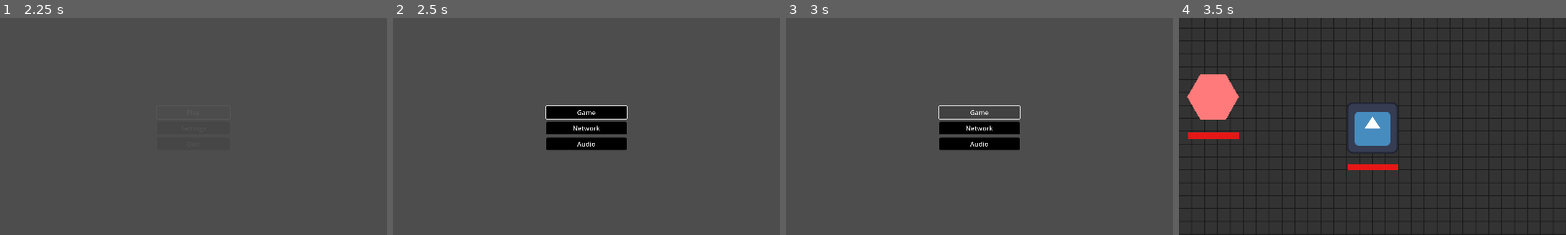
Above: before the commit, frames 1-4 (left to right).
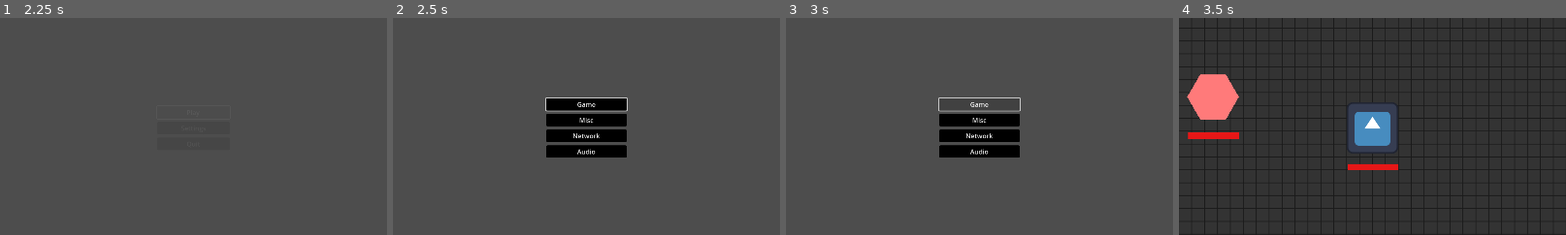
Above: after the commit, the same moments.

Repository: Hokome/Hako
Game: Godot game, scene res://empty.tscn
The game is run twice, just before and just after one commit, with the same random seed, the same clock (stepped at 60 frames per second) and the same inputs. The engine's default icon, where the game draws it, is replaced by a stand-in: a white triangle on a blue panel in a dark square.
Inputs:
- Up to frame 1 (2.25 s): click "Settings" at 0.5 s; click "Confirm" at 1.25 s; click "Play" at 2 s
- Up to frame 2 (2.5 s): no input
- Up to frame 3 (3 s): click "Game" at 2.75 s
- Up to frame 4 (3.5 s): no input
The pictures show only the part of the screen within x 25-75%, y 25-75%; the shares and areas given below are measured in that part.

Frame 1 is identical in both runs. In frame 2, 3.3% of the frame differs, in the area x 39-61%, y 36-65%; in frame 3, 2.9%; in frame 4, nothing differs.

Commit message:
Prototype registry and pools

Diff:
--- a/empty.tscn
+++ b/empty.tscn
@@ -1,10 +1,11 @@
-[gd_scene load_steps=8 format=3 uid="uid://ck57vnnea6kid"]
+[gd_scene load_steps=9 format=3 uid="uid://ck57vnnea6kid"]
 
-[ext_resource type="Script" uid="uid://7nlvuucyxeca" path="res://empty.gd" id="1_6xhwa"]
+[ext_resource type="Script" uid="uid://7nlvuucyxeca" path="res://setup.gd" id="1_6xhwa"]
 [ext_resource type="Script" uid="uid://dfpqm1cjn7d3w" path="res://ui/core/menu.gd" id="2_gjov3"]
 [ext_resource type="Script" uid="uid://dyt2t3ixf03y" path="res://ui/widgets/scene_load_button.gd" id="3_iwhc7"]
 [ext_resource type="PackedScene" uid="uid://b2gmj0sah4o26" path="res://examples/game.tscn" id="4_02byk"]
 [ext_resource type="Script" uid="uid://bfm3hms78vpvb" path="res://ui/widgets/global_navigation_button.gd" id="5_5de1s"]
+[ext_resource type="PackedScene" uid="uid://ctyh6c1okrw56" path="res://examples/misc.tscn" id="5_gjov3"]
 [ext_resource type="PackedScene" uid="uid://vi70dh8dp64p" path="res://examples/audio_test.tscn" id="6_20y1s"]
 [ext_resource type="PackedScene" uid="uid://slt057csq47n" path="res://ui/menus/network_room_menu.tscn" id="7_qmqmn"]
 
@@ -30,6 +31,12 @@
 script = ExtResource("3_iwhc7")
 game_scene = ExtResource("4_02byk")
 
+[node name="misc" type="Button" parent="examples"]
+layout_mode = 2
+text = "Misc"
+script = ExtResource("3_iwhc7")
+game_scene = ExtResource("5_gjov3")
+
 [node name="network" type="Button" parent="examples" node_paths=PackedStringArray("navigate_to")]
 layout_mode = 2
 text = "Network"
--- /dev/null
+++ b/entity/prototype/advanced_tooltip.gd
@@ -0,0 +1,11 @@
+extends Control
+class_name AdvancedTooltip
+
+## Prototype values can be used with {}, functions will work too
+## Keywords can be referenced with '#'.
+## Prototypes can be referenced with '@'
+## Keywords and prototypes can be dynamic like so "#{attribute}"
+## Common things that do not require tooltips can be pasted with '$'
+## All of these can be escaped
+func parse(text: String, prototype: Prototype, instance: Node) -> void:
+	pass
--- /dev/null
+++ b/entity/prototype/keyword_prototype.gd
@@ -0,0 +1,2 @@
+extends Prototype
+class_name KeywordPrototype
--- /dev/null
+++ b/entity/prototype/prototype.gd
@@ -0,0 +1,25 @@
+extends Resource
+class_name Prototype
+
+enum Rarity {
+	COMMON = 10,
+	RARE = 3,
+}
+
+@export var rarity: Rarity = Rarity.COMMON
+@export var tags: PackedStringArray
+## Can be leaved empty and set automatically
+@export var id: String
+
+func get_weight() -> float: return rarity
+
+func tag_matches(compare: PackedStringArray) -> PackedStringArray:
+	var matches := PackedStringArray()
+	# Tags is more likely to be empty than compare, so iterating tags
+	for tag in tags:
+		if compare.has(tag):
+			matches.push_back(tag)
+	return matches
+
+func get_thumbnail() -> Texture2D:
+	return null
--- /dev/null
+++ b/entity/prototype/prototype_pool.gd
@@ -0,0 +1,39 @@
+extends Node
+class_name PrototypePool
+
+var available: Array[Prototype] = []
+var drain: bool
+
+func fill(registry: Registry, filter: Callable = _allow_all) -> void:
+	if not filter:
+		filter = _allow_all
+	var filtered := registry.prototypes.values().filter(filter)
+	available.append_array(filtered)
+	available.shuffle()
+
+## Gives random entries out of the available prototypes.
+## If [member drain] is true, the entries will be removed from the pool.
+## [param unique] will be ignored if [member drain] is true.
+func pull(
+	count: int = 1,
+	unique: bool = true,
+	rng: RandomNumberGenerator = RNG.default_rng
+) -> Array[Prototype]:
+	var results: Array[Prototype] = []
+	while count:
+		if available.is_empty():
+			break
+		elif unique and available.size() - results.size() <= 0:
+			break
+		var index := rng.randi_range(0, available.size() - 1)
+		var result: Prototype = available[index]
+		if drain:
+			available.remove_at(index)
+		elif unique:
+			if results.has(available[index]):
+				continue
+		results.push_back(result)
+		count -= 1
+	return results
+
+func _allow_all(_p: Prototype): return true
--- /dev/null
+++ b/entity/prototype/registry.gd
@@ -0,0 +1,17 @@
+extends Node
+class_name Registry
+
+@export var prototypes: Dictionary[String, Prototype] = {}
+
+func load_folder(path: String, pipe: Callable = auto_id) -> void:
+	var dir := DirAccess.open(path)
+	for file in dir.get_files():
+		var filepath := "/".join([path, file])
+		var prototype: Prototype = load(filepath)
+		pipe.call(prototype, file)
+		if prototypes.has(prototype.id):
+			push_error("Duplicate prototypes %s[%s]" % [name, prototype.id])
+		prototypes[prototype.id] = prototype
+
+static func auto_id(prototype: Prototype, path: String) -> void:
+	prototype.id = path.trim_suffix(".tres")
--- /dev/null
+++ b/entity/prototype/scene_prototype.gd
@@ -0,0 +1,4 @@
+extends Prototype
+class_name ScenePrototype
+
+@export var scene: PackedScene
--- /dev/null
+++ b/examples/color_prototype.gd
@@ -0,0 +1,4 @@
+extends Prototype
+class_name ColorPrototype
+
+@export var color: Color
--- /dev/null
+++ b/examples/color_prototypes/black.tres
@@ -0,0 +1,8 @@
+[gd_resource type="Resource" script_class="ColorPrototype" load_steps=2 format=3 uid="uid://bc0u3a7n1u4h7"]
+
+[ext_resource type="Script" uid="uid://dgnxr2diw3dtm" path="res://examples/color_prototype.gd" id="1_1lebn"]
+
+[resource]
+script = ExtResource("1_1lebn")
+tags = PackedStringArray("gray_scale")
+metadata/_custom_type_script = "uid://dgnxr2diw3dtm"
--- /dev/null
+++ b/examples/color_prototypes/blue.tres
@@ -0,0 +1,8 @@
+[gd_resource type="Resource" script_class="ColorPrototype" load_steps=2 format=3 uid="uid://b4ufvo0kd33bv"]
+
+[ext_resource type="Script" uid="uid://dgnxr2diw3dtm" path="res://examples/color_prototype.gd" id="1_ueeob"]
+
+[resource]
+script = ExtResource("1_ueeob")
+color = Color(0, 0, 1, 1)
+metadata/_custom_type_script = "uid://dgnxr2diw3dtm"
--- /dev/null
+++ b/examples/color_prototypes/cyan.tres
@@ -0,0 +1,8 @@
+[gd_resource type="Resource" script_class="ColorPrototype" load_steps=2 format=3 uid="uid://cxjuikjx72m7s"]
+
+[ext_resource type="Script" uid="uid://dgnxr2diw3dtm" path="res://examples/color_prototype.gd" id="1_svgu7"]
+
+[resource]
+script = ExtResource("1_svgu7")
+color = Color(0, 1, 1, 1)
+metadata/_custom_type_script = "uid://dgnxr2diw3dtm"
--- /dev/null
+++ b/examples/color_prototypes/gray.tres
@@ -0,0 +1,9 @@
+[gd_resource type="Resource" script_class="ColorPrototype" load_steps=2 format=3 uid="uid://vvvandcko2w6"]
+
+[ext_resource type="Script" uid="uid://dgnxr2diw3dtm" path="res://examples/color_prototype.gd" id="1_x51ka"]
+
+[resource]
+script = ExtResource("1_x51ka")
+color = Color(0.5, 0.5, 0.5, 1)
+tags = PackedStringArray("gray_scale")
+metadata/_custom_type_script = "uid://dgnxr2diw3dtm"
--- /dev/null
+++ b/examples/color_prototypes/green.tres
@@ -0,0 +1,8 @@
+[gd_resource type="Resource" script_class="ColorPrototype" load_steps=2 format=3 uid="uid://dypwsc5ndp1qb"]
+
+[ext_resource type="Script" uid="uid://dgnxr2diw3dtm" path="res://examples/color_prototype.gd" id="1_fkl83"]
+
+[resource]
+script = ExtResource("1_fkl83")
+color = Color(0, 1, 0, 1)
+metadata/_custom_type_script = "uid://dgnxr2diw3dtm"
--- /dev/null
+++ b/examples/color_prototypes/magenta.tres
@@ -0,0 +1,8 @@
+[gd_resource type="Resource" script_class="ColorPrototype" load_steps=2 format=3 uid="uid://bu2jii87iknwa"]
+
+[ext_resource type="Script" uid="uid://dgnxr2diw3dtm" path="res://examples/color_prototype.gd" id="1_v7brn"]
+
+[resource]
+script = ExtResource("1_v7brn")
+color = Color(1, 0, 1, 1)
+metadata/_custom_type_script = "uid://dgnxr2diw3dtm"
--- /dev/null
+++ b/examples/color_prototypes/red.tres
@@ -0,0 +1,8 @@
+[gd_resource type="Resource" script_class="ColorPrototype" load_steps=2 format=3 uid="uid://b1hnund1a3frj"]
+
+[ext_resource type="Script" uid="uid://dgnxr2diw3dtm" path="res://examples/color_prototype.gd" id="1_w1i32"]
+
+[resource]
+script = ExtResource("1_w1i32")
+color = Color(1, 0, 0, 1)
+metadata/_custom_type_script = "uid://dgnxr2diw3dtm"
--- /dev/null
+++ b/examples/color_prototypes/white.tres
@@ -0,0 +1,9 @@
+[gd_resource type="Resource" script_class="ColorPrototype" load_steps=2 format=3 uid="uid://dsowfe7cycimg"]
+
+[ext_resource type="Script" uid="uid://dgnxr2diw3dtm" path="res://examples/color_prototype.gd" id="1_tqiwk"]
+
+[resource]
+script = ExtResource("1_tqiwk")
+color = Color(1, 1, 1, 1)
+tags = PackedStringArray("gray_scale")
+metadata/_custom_type_script = "uid://dgnxr2diw3dtm"
--- /dev/null
+++ b/examples/color_prototypes/yellow.tres
@@ -0,0 +1,8 @@
+[gd_resource type="Resource" script_class="ColorPrototype" load_steps=2 format=3 uid="uid://dpbdfomleqa2p"]
+
+[ext_resource type="Script" uid="uid://dgnxr2diw3dtm" path="res://examples/color_prototype.gd" id="1_bbc7n"]
+
+[resource]
+script = ExtResource("1_bbc7n")
+color = Color(1, 1, 0, 1)
+metadata/_custom_type_script = "uid://dgnxr2diw3dtm"
--- a/examples/game.tscn
+++ b/examples/game.tscn
@@ -131,6 +131,7 @@
 theme_type_variation = &"HealthBar"
 value = 100.0
 show_percentage = false
+metadata/_edit_use_anchors_ = true
 
 [node name="interaction_source_2d" type="Area2D" parent="player_2d"]
 script = ExtResource("4_oqids")
@@ -160,6 +161,7 @@
 texture = ExtResource("1_q4smb")
 script = ExtResource("1_bkewa")
 metadata/_custom_type_script = "uid://bwqpi50ds2oim"
+metadata/_edit_use_anchors_ = true
 
 [node name="collector" type="Area2D" parent="player_2d"]
 collision_layer = 0
@@ -230,6 +232,7 @@
 theme_type_variation = &"HealthBar"
 value = 100.0
 show_percentage = false
+metadata/_edit_use_anchors_ = true
 
 [node name="loot" type="Node" parent="entity_2d"]
 script = ExtResource("18_opmk1")
--- /dev/null
+++ b/examples/misc.tscn
@@ -0,0 +1,86 @@
+[gd_scene load_steps=4 format=3 uid="uid://ctyh6c1okrw56"]
+
+[ext_resource type="Script" uid="uid://b3vfbdwkhar8y" path="res://ui/core/menu_stack.gd" id="1_d23d1"]
+[ext_resource type="Script" uid="uid://dfpqm1cjn7d3w" path="res://ui/core/menu.gd" id="2_m3mg0"]
+
+[sub_resource type="GDScript" id="GDScript_jhg4a"]
+script/source = "extends CanvasLayer
+
+var pool: PrototypePool
+@export var stack: MenuStack
+@export var choices: Menu
+
+func _ready() -> void:
+	var registry := Registry.new()
+	registry.name = \"color\"
+	add_child(registry)
+	registry.load_folder(\"res://examples/color_prototypes\")
+
+	pool = PrototypePool.new()
+	pool.name = \"pool\"
+	add_child(pool)
+	pool.fill(registry)
+
+func display_choices() -> void:
+	stack.navigate(choices, true)
+	Util.free_children(choices)
+
+	var colors := pool.pull(2)
+	for color in colors:
+		var container := PanelContainer.new()
+		var margin := MarginContainer.new()
+		container.add_child(margin)
+		var vbox := VBoxContainer.new()
+		margin.add_child(vbox)
+
+		var label := Label.new()
+		label.text = color.id
+		vbox.add_child(label)
+
+		var panel := Panel.new()
+		var stylebox := StyleBoxFlat.new()
+		stylebox.border_color = Color.WHITE
+		stylebox.set_border_width_all(2)
+		stylebox.bg_color = color.color
+		panel.add_theme_stylebox_override(\"panel\", stylebox)
+		panel.custom_minimum_size = Vector2(100, 50)
+		vbox.add_child(panel)
+		choices.add_child(container)
+"
+
+[node name="misc" type="CanvasLayer" node_paths=PackedStringArray("stack", "choices")]
+script = SubResource("GDScript_jhg4a")
+stack = NodePath("margin/hbox/main")
+choices = NodePath("margin/hbox/main/choices")
+
+[node name="margin" type="MarginContainer" parent="."]
+anchors_preset = 15
+anchor_right = 1.0
+anchor_bottom = 1.0
+grow_horizontal = 2
+grow_vertical = 2
+metadata/_edit_lock_ = true
+
+[node name="hbox" type="HBoxContainer" parent="margin"]
+layout_mode = 2
+
+[node name="side" type="VBoxContainer" parent="margin/hbox"]
+custom_minimum_size = Vector2(160, 0)
+layout_mode = 2
+metadata/_edit_lock_ = true
+
+[node name="choice" type="Button" parent="margin/hbox/side"]
+layout_mode = 2
+text = "Choice"
+
+[node name="main" type="CenterContainer" parent="margin/hbox"]
+layout_mode = 2
+size_flags_horizontal = 3
+script = ExtResource("1_d23d1")
+metadata/_edit_lock_ = true
+
+[node name="choices" type="HBoxContainer" parent="margin/hbox/main"]
+layout_mode = 2
+script = ExtResource("2_m3mg0")
+
+[connection signal="pressed" from="margin/hbox/side/choice" to="." method="display_choices"]
--- /dev/null
+++ b/examples/theme.tres
@@ -0,0 +1,3 @@
+[gd_resource type="Theme" format=3 uid="uid://h48h1ys7wqnw"]
+
+[resource]
--- a/ui/core/menu_stack.gd
+++ b/ui/core/menu_stack.gd
@@ -38,7 +38,7 @@
 	_stack.push_back(menu)
 	await transition_menu(menu, true, transition)
 
-## Goes to the last menu in the stack. If the [member Menu.is_root] is true,
+## Goes to the last menu in the stack. If [member Menu.is_root] is true,
 ## the function will do nothing.
 func back(transition: MenuTransition = null) -> Menu:
 	var menu: Menu = _stack.pop_back()
--- a/util/rng.gd
+++ b/util/rng.gd
@@ -2,11 +2,11 @@
 ## [RandomNumberGenerator] as an optional argument.
 class_name RNG
 
-static var _default_rng := RandomNumberGenerator.new()
+static var default_rng := RandomNumberGenerator.new()
 
 ## Even distribution within a circle of designated [param radius]
-static func even_circle(radius: float, rng: RandomNumberGenerator = null) -> Vector2:
-	if not rng: rng = _default_rng
+static func even_circle(radius: float, rng: RandomNumberGenerator = default_rng) -> Vector2:
+	if not rng: rng = default_rng
 	var sqr_radius := radius * radius
 	var result := even_square(radius, rng)
 
@@ -15,20 +15,18 @@
 
 	return result
 
-static func even_square(radius: float, rng: RandomNumberGenerator = null) -> Vector2:
-	if not rng: rng = _default_rng
+static func even_square(radius: float, rng: RandomNumberGenerator = default_rng) -> Vector2:
+	if not rng: rng = default_rng
 	return Vector2(rng.randf_range(-radius, radius), rng.randf_range(-radius, radius))
 
 ## Returns the integer part of [param chance] plus a chance at one more by
 ## using the decimal part as probability
-static func overflow_roll(chance: float, rng: RandomNumberGenerator = null) -> int:
-	if not rng: rng = _default_rng
+static func overflow_roll(chance: float, rng: RandomNumberGenerator = default_rng) -> int:
 	var whole := floori(chance)
-	return whole + coin_flip(fmod(chance, 1))
+	return whole + coin_flip(fmod(chance, 1), rng)
 
 ## Returns either 1 or 0 with a possible [param bias]
-static func coin_flip(bias: float = 0.5, rng: RandomNumberGenerator = null) -> int:
-	if not rng: rng = _default_rng
+static func coin_flip(bias: float = 0.5, rng: RandomNumberGenerator = default_rng) -> int:
 	var flip := rng.randf_range(0, 1)
 	if flip >= bias:
 		return 1
--- /dev/null
+++ b/util/util.gd
@@ -0,0 +1,6 @@
+class_name Util
+
+static func free_children(node: Node) -> void:
+	if not node: return
+	for c in node.get_children():
+		c.queue_free()
Not shown, added: entity/prototype/advanced_tooltip.gd.uid
Not shown, added: entity/prototype/keyword_prototype.gd.uid
Not shown, added: entity/prototype/prototype.gd.uid
Not shown, added: entity/prototype/prototype_pool.gd.uid
Not shown, added: entity/prototype/registry.gd.uid
Not shown, added: entity/prototype/scene_prototype.gd.uid
Not shown, added: examples/color_prototype.gd.uid
Renamed: empty.gd -> setup.gd
Renamed: empty.gd.uid -> setup.gd.uid
Not shown, added: util/util.gd.uid
